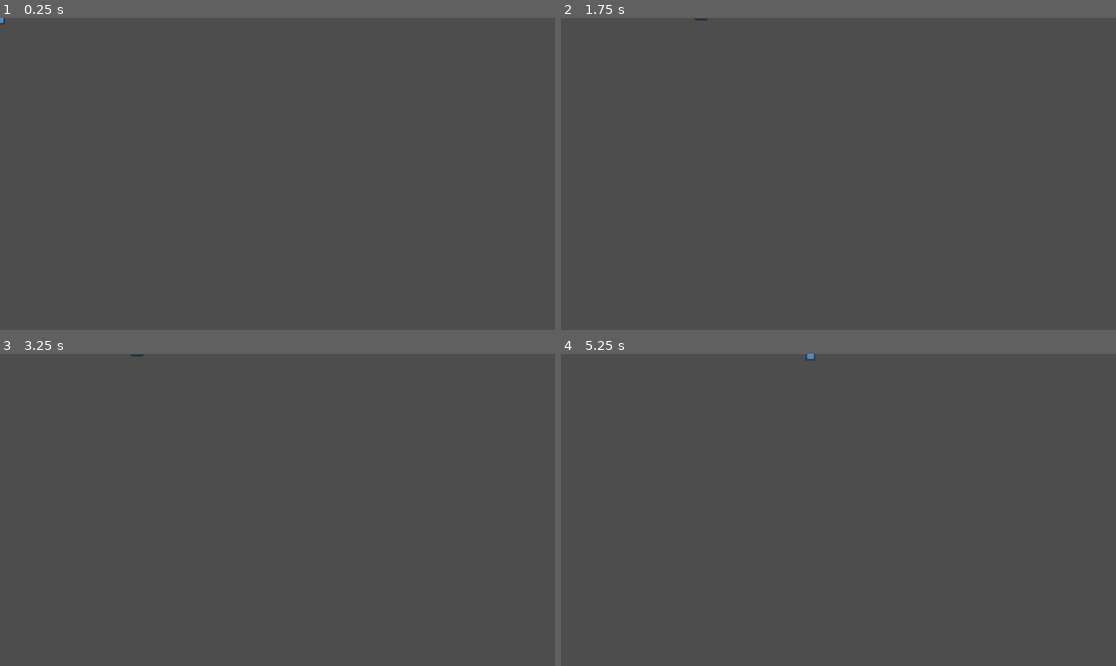
Above: before the commit, frames 1-4 (two rows, left to right).
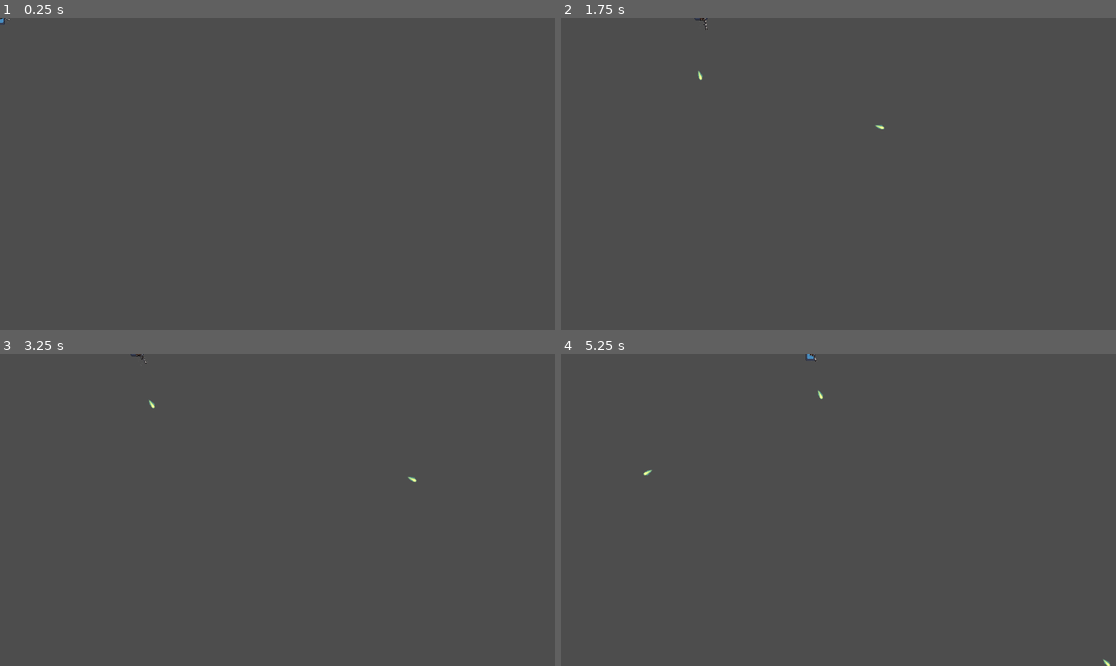
Above: after the commit, the same moments.

Repository: HarunG-yg1/splatgame
Game: Godot game, scene res://player1.tscn
Same seed, same stepped clock (60 frames per second), same inputs: the game is played once before the commit and once after it. The engine's default icon, where the game draws it, is replaced by a stand-in: a white triangle on a blue panel in a dark square.
Inputs (mouse positions are in pixels of both pictures, inside the frame that each line leads up to):
- Up to frame 1 (0.25 s): no input
- Up to frame 2 (1.75 s): tap Enter (ui_accept) at 0.5, 1.25 s; move the mouse to (960, 158) at 0.52 s; hold D (right) from 0.53 s (still down); tap E (shoot, bound only after the commit) at 0.6, 1.55 s; tap Space (jump) at 0.77, 1.52 s; move the mouse to (727, 189) at 1.27 s; click (727, 189) at 1.35 s
- Up to frame 3 (3.25 s): move the mouse to (333, 441) at 2.02 s; release D (right) at 2.03 s; hold A (left) 2.03-2.78 s; tap F (block) at 2.1 s; tap E (shoot, bound only after the commit) at 2.3, 3.05 s; move the mouse to (249, 572) at 2.77 s; hold D (right) from 2.78 s (still down); tap C (crouch) at 2.85 s; tap Space (jump) at 3.02 s
- Up to frame 4 (5.25 s): move the mouse to (1005, 556) at 3.52 s; hold Q (dash) 3.53-4.28 s; tap Space (jump) at 3.77, 4.52 s; tap E (shoot, bound only after the commit) at 3.8, 4.35, 5.1 s; move the mouse to (672, 463) at 4.27 s; release D (right) at 4.28 s; hold A (left) 4.28-5.03 s; move the mouse to (866, 510) at 5.02 s; hold D (right) from 5.03 s (still down)

The runs differ from the first frame. In frame 1, less than 0.1% of the frame differs, in the area x 0-2%, y 0-1%; in frame 2, less than 0.1%; in frame 3, less than 0.1%; in frame 4, less than 0.1%, in the area x 14-99%, y 0-100%.

Commit message:
fixing gun bruh
bruh

Diff:
--- a/player1.tscn
+++ b/player1.tscn
@@ -14,6 +14,7 @@
 [ext_resource type="Script" uid="uid://4q88mdlryyso" path="res://block_move.gd" id="11_lyl3y"]
 [ext_resource type="Texture2D" uid="uid://bp3euxqpxje8q" path="res://parrythis.png" id="12_ak627"]
 [ext_resource type="Texture2D" uid="uid://dojsan8dtpoe1" path="res://penisForScale.png" id="14_6flp4"]
+[ext_resource type="PackedScene" uid="uid://ctog7ixvmi0mn" path="res://gun.tscn" id="15_y0uv2"]
 
 [sub_resource type="SpriteFrames" id="SpriteFrames_kl0as"]
 animations = [{
@@ -173,4 +174,6 @@
 sprite_frames = SubResource("SpriteFrames_y0uv2")
 animation = &"parried"
 
+[node name="Gun" parent="." unique_id=801267109 instance=ExtResource("15_y0uv2")]
+
 [connection signal="body_entered" from="AttackBox" to="." method="_on_attack_box_body_entered"]
--- a/project.godot
+++ b/project.godot
@@ -67,6 +67,11 @@
 "events": [Object(InputEventKey,"resource_local_to_scene":false,"resource_name":"","device":-1,"window_id":0,"alt_press …(192 unchanged characters)…
 ]
 }
+shoot={
+"deadzone": 0.2,
+"events": [Object(InputEventKey,"resource_local_to_scene":false,"resource_name":"","device":16,"window_id":0,"alt_pressed":false,"shift_pressed":false,"ctrl_pressed":false,"meta_pressed":false,"pressed":false,"keycode":0,"physical_keycode":69,"key_label":0,"unicode":0,"location":0,"echo":false,"script":null)
+]
+}
 
 [layer_names]
 
